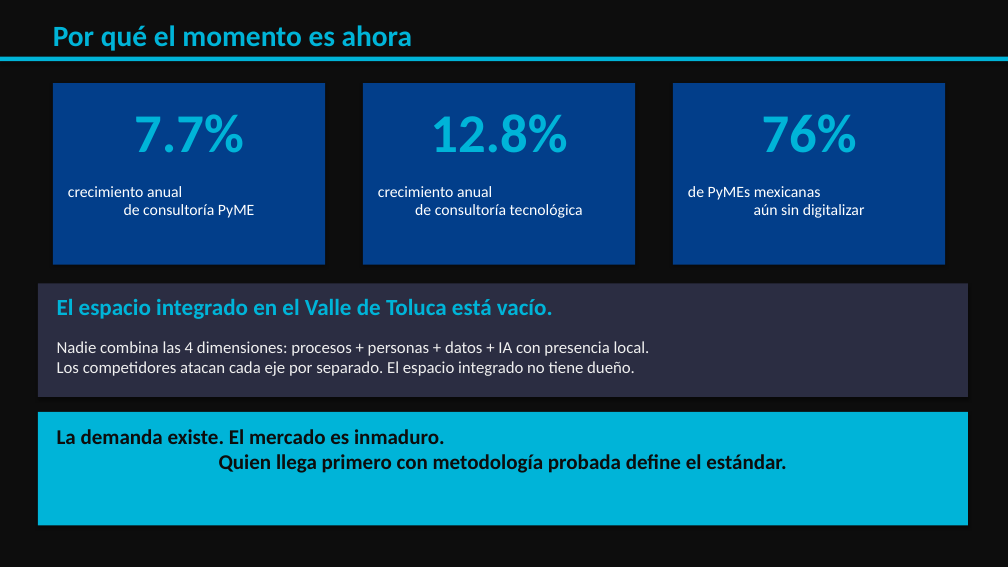
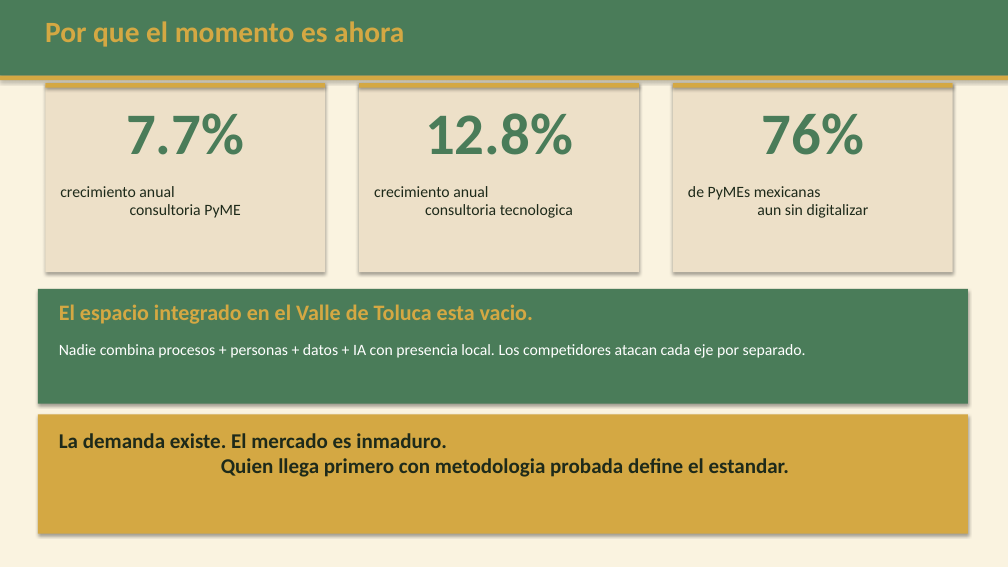
Before and after one commit to diegoomarpf-jpg/miRepo, a slide deck: slide 12 of Advanx — Presentación para Socia.pptx. Drawn at 1008x567 pixels with LibreOffice and Linux fonts; fonts in the diff are those of the drawing. Boxes give left, top, right and bottom in pixels: in the first picture for what was removed or moved away, otherwise in the second. Text is boxed around its words. In the diff, an @@ line names an element or a change of style, - is before the commit and + after.

```diff
--- a/Advanx — Presentación para Socia.pptx
+++ b/Advanx — Presentación para Socia.pptx
@@ rectangle at (x1=0, y1=0, x2=1008, y2=567): fill #0D0D0D to #FAF3E0 @@
@@ rectangle added at (x1=0, y1=0, x2=1008, y2=76), fill #4A7C59 @@
@@ text at (x1=45, y1=21, x2=404, y2=47): text changed; text colour #00B4D8 to #D4A843 @@
-Por qué el momento es ahora
+Por que el momento es ahora
@@ rectangle at (x1=0, y1=76, x2=1008, y2=80): fill #00B4D8 to #D4A843 @@
@@ rectangle moved from (x1=0, y1=57, x2=1008, y2=61) to (x1=0, y1=76, x2=1008, y2=80) @@
@@ rectangle resized from (x1=53, y1=83, x2=325, y2=265) to (x1=45, y1=83, x2=325, y2=272) @@
@@ rectangle added at (x1=45, y1=83, x2=325, y2=88), fill #D4A843 @@
@@ rectangle resized from (x1=363, y1=83, x2=635, y2=265) to (x1=359, y1=83, x2=639, y2=272) @@
@@ rectangle added at (x1=359, y1=83, x2=639, y2=88), fill #D4A843 @@
@@ fill #023E8A to #EDE0C8 in 3 elements at (x1=359, y1=83, x2=639, y2=272), (x1=45, y1=83, x2=325, y2=272), (x1=673, y1=83, x2=953, y2=272) @@
@@ rectangle resized from (x1=673, y1=83, x2=945, y2=265) to (x1=673, y1=83, x2=953, y2=272) @@
@@ rectangle added at (x1=673, y1=83, x2=953, y2=88), fill #D4A843 @@
@@ text "7.7%" moved from (x1=134, y1=114, x2=244, y2=153) to (x1=126, y1=113, x2=244, y2=155) @@
@@ size 52 to 56 pt, text colour #00B4D8 to #4A7C59 in 3 elements at (x1=425, y1=113, x2=573, y2=155), (x1=126, y1=113, x2=244, y2=155), (x1=762, y1=113, x2=864, y2=155) @@
@@ text at (x1=60, y1=186, x2=240, y2=218): text changed; text colour #FFFFFF to #1E2A1A @@
-crecimiento anual
-de consultoría PyME
+crecimiento anual
+consultoria PyME
@@ text at (x1=374, y1=186, x2=573, y2=218): text changed; text colour #FFFFFF to #1E2A1A @@
-crecimiento anual
-de consultoría tecnológica
+crecimiento anual
+consultoria tecnologica
@@ text at (x1=688, y1=186, x2=869, y2=218): text changed; text colour #FFFFFF to #1E2A1A @@
-de PyMEs mexicanas
-aún sin digitalizar
+de PyMEs mexicanas
+aun sin digitalizar
@@ rectangle moved from (x1=38, y1=284, x2=968, y2=397) to (x1=38, y1=289, x2=968, y2=404) @@
@@ rectangle at (x1=38, y1=289, x2=968, y2=404): fill #2B2D42 to #4A7C59 @@
@@ text at (x1=59, y1=304, x2=533, y2=324): text changed; size 22 to 21 pt; text colour #00B4D8 to #D4A843 @@
-El espacio integrado en el Valle de Toluca está vacío.
+El espacio integrado en el Valle de Toluca esta vacio.
@@ text at (x1=59, y1=344, x2=806, y2=358): text changed; size 16 to 15 pt; text colour #EFEFEF to #FFFFFF @@
-Nadie combina las 4 dimensiones: procesos + personas + datos + IA con presencia local.
-Los competidores atacan cada eje por separado. El espacio integrado no tiene dueño.
+Nadie combina procesos + personas + datos + IA con presencia local. Los competidores atacan cada eje por separado.
@@ rectangle resized from (x1=38, y1=412, x2=968, y2=526) to (x1=38, y1=414, x2=968, y2=534) @@
@@ rectangle at (x1=38, y1=414, x2=968, y2=534): fill #00B4D8 to #D4A843 @@
@@ text at (x1=59, y1=433, x2=789, y2=477): text changed; text colour #0D0D0D to #1E2A1A @@
-La demanda existe. El mercado es inmaduro.
-Quien llega primero con metodología probada define el estándar.
+La demanda existe. El mercado es inmaduro.
+Quien llega primero con metodologia probada define el estandar.
```
Also in this commit, not shown: 12 other slides changed, 1 slide added, 1 slide removed, 5 other files.
